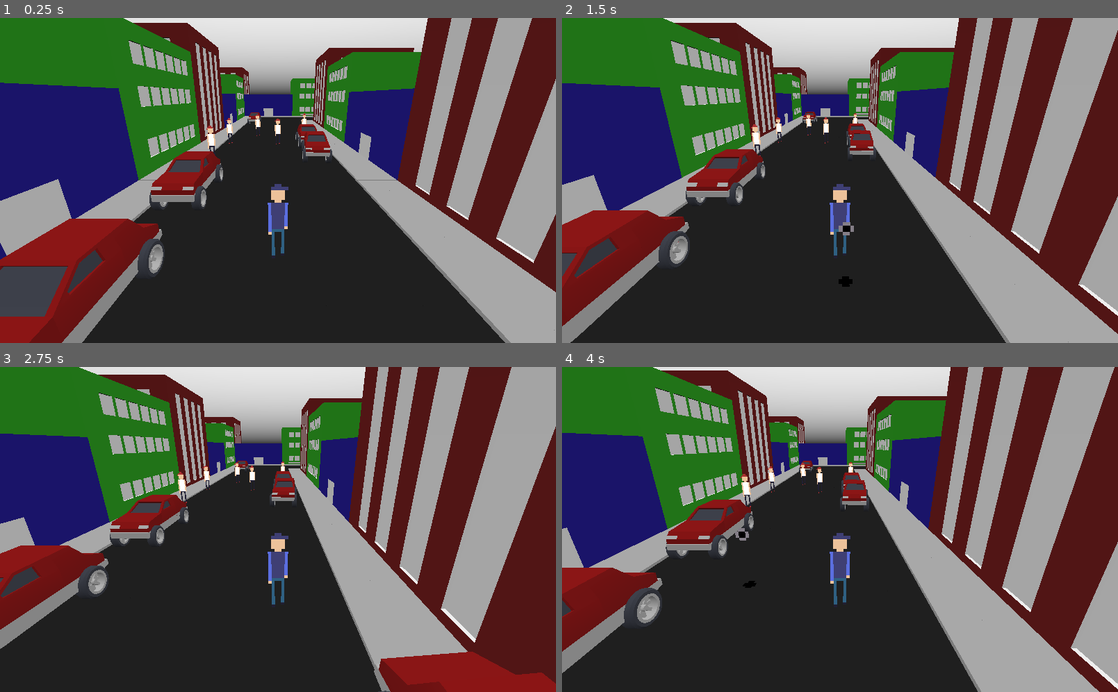
Above: before the commit, frames 1-4 (two rows, left to right).
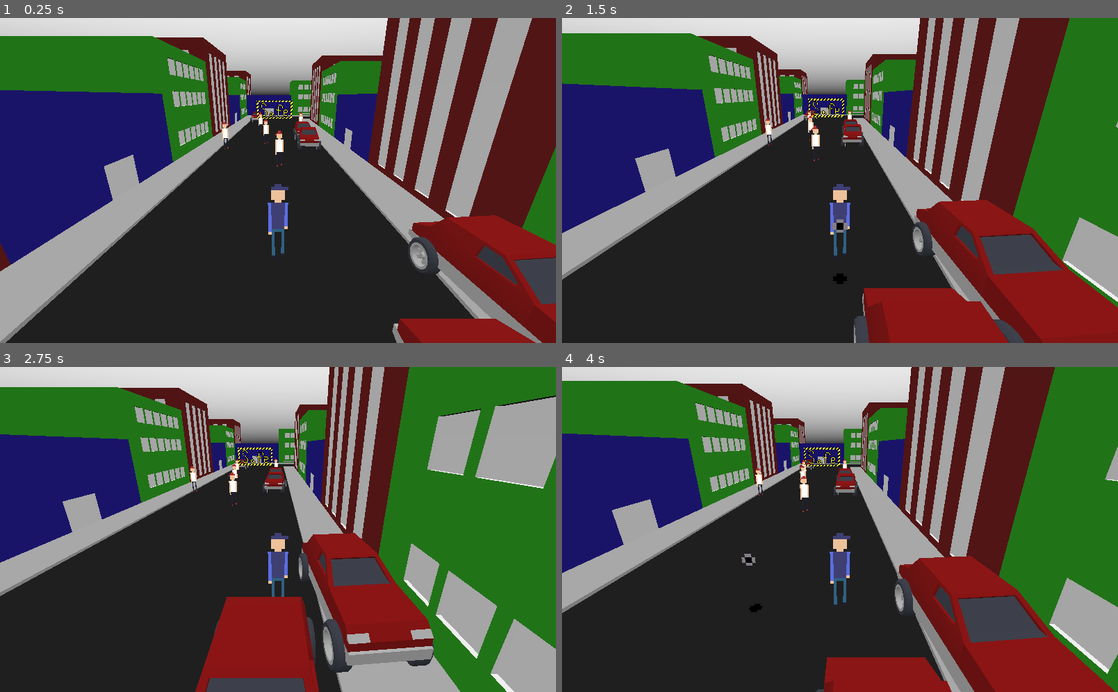
Above: after the commit, the same moments.

Repository: CloneDeath/ChronometryDreadforce
Game: Godot game, scene res://Main.tscn
Same seed, same stepped clock (60 frames per second), same inputs: the game is played once before the commit and once after it.
Inputs:
- Up to frame 1 (0.25 s): no input
- Up to frame 2 (1.5 s): hold D (move_right) 0.53-1.28 s; tap Space (shoot) at 0.6, 1.35 s; hold S (move_down) from 1.28 s (still down)
- Up to frame 3 (2.75 s): release S (move_down) at 2.03 s; hold D (move_right) from 2.03 s (still down); tap Space (shoot) at 2.1 s
- Up to frame 4 (4 s): release D (move_right) at 2.78 s; hold W (move_up) 2.78-3.53 s; tap Space (shoot) at 2.85, 3.6 s; hold A (move_left) from 3.53 s (still down)

The runs differ from the first frame. In frame 1, 36% of the frame differs, in the area x 0-100%, y 0-100%; in frame 2, 49%; in frame 3, 55%; in frame 4, 50%.

Commit message:
Made the first level easier, and added a goal. Fixed player physics so that it isn't so hard to walk up curbs

Diff:
--- a/Enemies/Thug.gd
+++ b/Enemies/Thug.gd
@@ -1,12 +1,12 @@
 extends KinematicBody
 
 var target = null;
-const SPEED = 2.4;
+export var speed = 2.4;
 
 func _physics_process(_delta):
 	if (target == null): return;
 	var dp = target.translation - self.translation;
-	dp = move_and_slide(dp.normalized() * SPEED);
+	dp = move_and_slide(dp.normalized() * speed);
 
 func _process(_delta):
 	if (target == null): return;
--- a/Main.tscn
+++ b/Main.tscn
@@ -1,13 +1,15 @@
-[gd_scene load_steps=4 format=2]
+[gd_scene load_steps=5 format=2]
 
 [ext_resource path="res://Player/Player.tscn" type="PackedScene" id=1]
 [ext_resource path="res://Enemies/Thug.tscn" type="PackedScene" id=2]
 [ext_resource path="res://Terrain/StreetScene.tscn" type="PackedScene" id=3]
+[ext_resource path="res://Terrain/Safe.tscn" type="PackedScene" id=4]
 
 [node name="Main" type="Spatial"]
 
 [node name="Player" parent="." instance=ExtResource( 1 )]
-transform = Transform( 1, 0, 0, 0, 1, 0, 0, 0, 1, 2, 1.18493, 12 )
+editor/display_folded = true
+transform = Transform( 1, 0, 0, 0, 1, 0, 0, 0, 1, 2, 1.18493, 16 )
 
 [node name="Camera2D" type="Camera" parent="Player"]
 transform = Transform( 1, 0, 0, 0, 0.939693, 0.34202, 0, -0.34202, 0.939693, 0, 4, 5 )
@@ -18,21 +20,29 @@
 [node name="Enemies" type="Spatial" parent="."]
 
 [node name="Thug" parent="Enemies" instance=ExtResource( 2 )]
-transform = Transform( 1, 0, 0, 0, 1, 0, 0, 0, 1, -1.91361, 0.936631, -2.10053 )
+transform = Transform( 1, 0, 0, 0, 1, 0, 0, 0, 1, 2.08639, 0.936631, 7.89947 )
+speed = 1.2
 
 [node name="Thug2" parent="Enemies" instance=ExtResource( 2 )]
-transform = Transform( 1, 0, 0, 0, 1, 0, 0, 0, 1, 1.9901, 0.936631, -1.79678 )
+transform = Transform( 1, 0, 0, 0, 1, 0, 0, 0, 1, -2.0099, 0.936631, 3.20322 )
+speed = 1.2
 
 [node name="Thug3" parent="Enemies" instance=ExtResource( 2 )]
-transform = Transform( 1, 0, 0, 0, 1, 0, 0, 0, 1, -2.01955, 0.936631, 3.02582 )
+transform = Transform( 1, 0, 0, 0, 1, 0, 0, 0, 1, 0.98045, 0.936631, 1.02582 )
+speed = 1.2
 
 [node name="Thug4" parent="Enemies" instance=ExtResource( 2 )]
 transform = Transform( 1, 0, 0, 0, 1, 0, 0, 0, 1, 4.66891, 0.936631, -7.232 )
+speed = 1.2
 
 [node name="Thug5" parent="Enemies" instance=ExtResource( 2 )]
 transform = Transform( 1, 0, 0, 0, 1, 0, 0, 0, 1, 0.0531387, 0.936631, -5.96268 )
+speed = 1.2
 
 [node name="Level" type="Spatial" parent="."]
 
 [node name="Spatial" parent="Level" instance=ExtResource( 3 )]
 transform = Transform( -4.37114e-08, 0, 1, 0, 1, 0, -1, 0, -4.37114e-08, 0, 0, 0 )
+
+[node name="Safe" parent="." instance=ExtResource( 4 )]
+transform = Transform( 1, 0, 0, 0, 1, 0, 0, 0, 1, 1.5, 0, -14 )
--- a/Player/Player.gd
+++ b/Player/Player.gd
@@ -4,6 +4,8 @@
 var Bullet = preload("res://Player/Bullet.tscn");
 var facing = Vector3(1, 0, 0);
 var dead = false;
+var velocity = Vector3(0, 0, 0);
+const GRAVITY = 9.8;
 
 func _process(_delta):
 	if (dead):
@@ -11,9 +13,21 @@
 	else:
 		$Sprite.frame = 0;
 
-func _physics_process(_delta):
+func _physics_process(delta):
+	execute_gravity(delta);
 	if (dead): return;
 	execute_movement();
+	execute_shooting();
+
+func execute_gravity(delta):
+	if (is_on_floor()):
+		velocity = Vector3(0, 0, 0);
+	else:
+		velocity.y -= GRAVITY * delta;
+	var dp = velocity + (get_movement_vector() * speed);
+	dp = move_and_slide(dp, Vector3(0, 1, 0));
+
+func execute_shooting():
 	if Input.is_action_just_pressed("shoot"):
 		var bullet = Bullet.instance();
 		bullet.source = self;
@@ -22,16 +36,18 @@
 		get_parent().add_child(bullet);
 
 func execute_movement():
+	var move = get_movement_vector();
+	if (move.length() > 0): facing = move;
+
+func get_movement_vector():
 	var up = Input.is_action_pressed("move_up");
 	var down = Input.is_action_pressed("move_down");
 	var left = Input.is_action_pressed("move_left");
 	var right = Input.is_action_pressed("move_right");
-	var move = Vector3();
+	var move = Vector3(0, 0, 0);
 	move.x = -int(left)+int(right);
-	move.y = -1;
 	move.z = -int(up)+int(down);
-	move = move_and_slide(move.normalized() * speed);
-	if (move.length() > 0): facing = move;
+	return move.normalized();
 
 func damage():
 	dead = true;
--- a/Player/Player.tscn
+++ b/Player/Player.tscn
@@ -18,6 +18,6 @@
 texture = ExtResource( 2 )
 hframes = 2
 
-[node name="CollisionShape2D" type="CollisionShape" parent="."]
+[node name="CollisionShapeCap" type="CollisionShape" parent="."]
 transform = Transform( 1, 0, 0, 0, -1.62921e-07, -1, 0, 1, -1.62921e-07, 0, 1, 0 )
 shape = SubResource( 1 )
--- /dev/null
+++ b/Terrain/Safe.tscn
@@ -0,0 +1,18 @@
+[gd_scene load_steps=3 format=2]
+
+[ext_resource path="res://Terrain/Safe.png" type="Texture" id=1]
+
+[sub_resource type="BoxShape" id=1]
+
+extents = Vector3( 10, 5, 0.1 )
+
+[node name="Safe" type="Area"]
+
+[node name="CollisionShape" type="CollisionShape" parent="."]
+transform = Transform( 1, 0, 0, 0, 1, 0, 0, 0, 1, 0, 5, 0 )
+shape = SubResource( 1 )
+
+[node name="Sprite3D" type="Sprite3D" parent="."]
+transform = Transform( 1, 0, 0, 0, 1, 0, 0, 0, 1, 0, 3, 0 )
+pixel_size = 0.08
+texture = ExtResource( 1 )
--- a/Terrain/StreetScene.tscn
+++ b/Terrain/StreetScene.tscn
@@ -129,12 +129,6 @@
 [node name="Car9" parent="." instance=ExtResource( 6 )]
 transform = Transform( 0.0871557, 0, -0.996195, 0, 1, 0, 0.996195, 0, 0.0871557, -22.93, 0.6, -2.6738 )
 
-[node name="Car4" parent="." instance=ExtResource( 6 )]
-transform = Transform( 1, 0, 0, 0, 1, 0, 0, 0, 1, -13.8829, 0.6, -1.85677 )
-
-[node name="Car5" parent="." instance=ExtResource( 6 )]
-transform = Transform( 1, 0, 0, 0, 1, 0, 0, 0, 1, -7.3741, 0.6, -1.77541 )
-
 [node name="Car6" parent="." instance=ExtResource( 6 )]
 transform = Transform( 1, 0, 0, 0, 1, 0, 0, 0, 1, 21.0204, 0.6, -1.69405 )
 
--- a/project.godot
+++ b/project.godot
@@ -18,6 +18,10 @@
 config/name="Chronometry: Dreadforce"
 run/main_scene="res://Main.tscn"
 config/icon="res://icon.png"
+
+[display]
+
+window/size/borderless=true
 
 [importer_defaults]
 
Binary file added: Player/Raptorsapien.aseprite
Binary file added: Terrain/Safe.aseprite
Binary file added: Terrain/Safe.png
Not shown, added: Terrain/Safe.png.import
